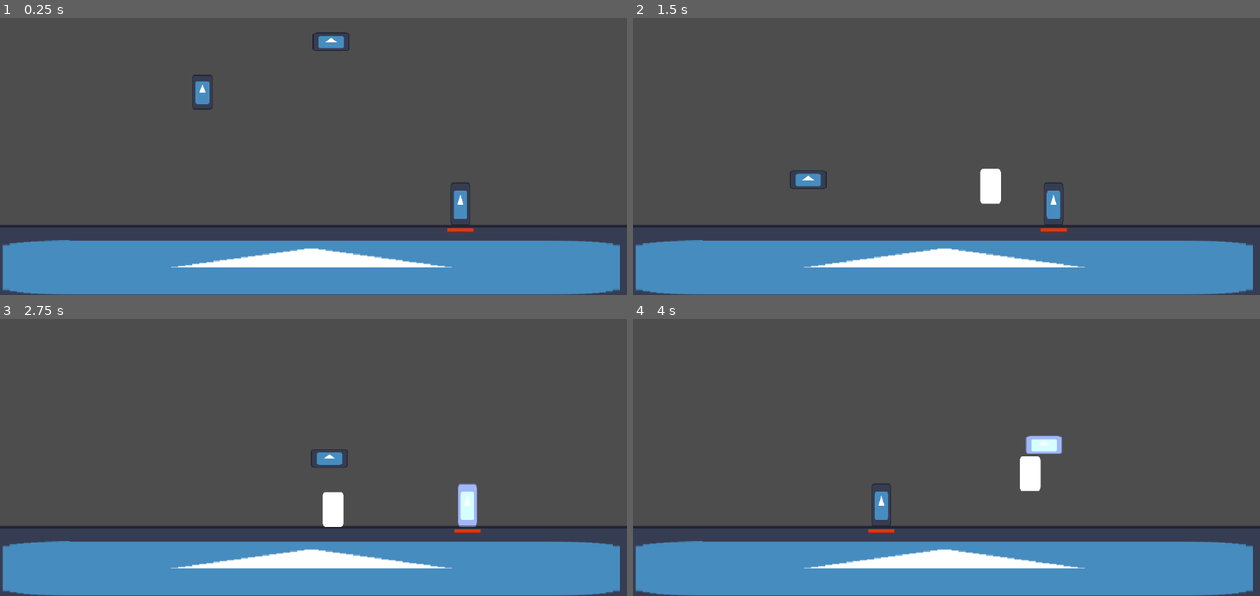
Above: before the commit, frames 1-4 (two rows, left to right).
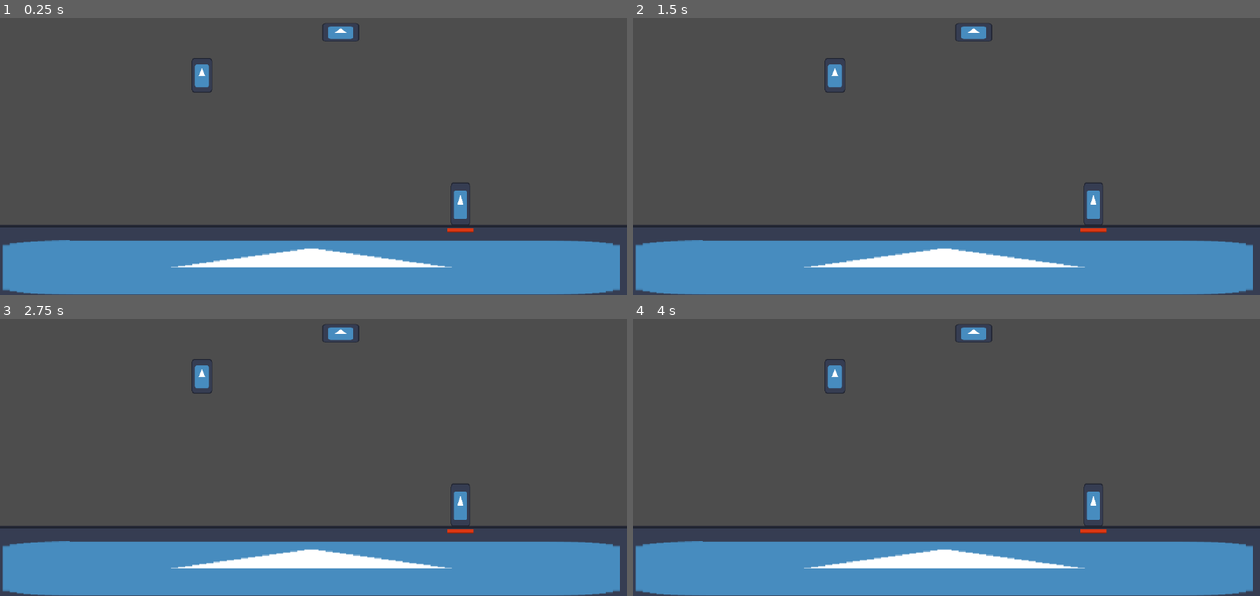
Above: after the commit, the same moments.

Repository: SamHam251/Tutle
Game: Godot game, scene res://scenes/game.tscn
Same seed, same stepped clock (60 frames per second), same inputs: the game is played once before the commit and once after it. The engine's default icon, where the game draws it, is replaced by a stand-in: a white triangle on a blue panel in a dark square.
Inputs (mouse positions are in pixels of both pictures, inside the frame that each line leads up to):
- Up to frame 1 (0.25 s): no input
- Up to frame 2 (1.5 s): tap Enter (ui_accept) at 0.5, 0.77 s; move the mouse to (1084, 101) at 0.52 s; hold Right (ui_right) from 0.53 s (still down); right-click (1084, 101) at 0.6 s; move the mouse to (821, 137) at 1.27 s; right-click (821, 137) at 1.35 s
- Up to frame 3 (2.75 s): tap Enter (ui_accept) at 1.52 s; move the mouse to (376, 341) at 2.02 s; release Right (ui_right) at 2.03 s; hold Left (ui_left) from 2.03 s (still down); right-click (376, 341) at 2.1 s
- Up to frame 4 (4 s): move the mouse to (915, 490) at 2.77 s; release Left (ui_left) at 2.78 s; hold Right (ui_right) from 2.78 s (still down); right-click (915, 490) at 2.85 s; tap Enter (ui_accept) at 3.02, 3.77 s; move the mouse to (1134, 471) at 3.52 s; right-click (1134, 471) at 3.6 s

The runs differ from the first frame. In frame 1, 0.8% of the frame differs, in the area x 30-58%, y 1-34%; in frame 2, 1.8%; in frame 3, 1.8%; in frame 4, 2.0%, in the area x 30-76%, y 1-78%.
Error after the commit: Attempt to call function 'is_stopped' in base 'null instance' on a null instance. (res://scripts/character_body_2d.gd:31)

Commit message:
Fixed merge conflicts
I think. Maybe. Hopefully

Diff:
--- a/player.tscn
+++ /dev/null
@@ -1,94 +0,0 @@
-[gd_scene format=3 uid="uid://oy67rn0cumj3"]
-
-[ext_resource type="Texture2D" uid="uid://barq67eed08is" path="res://icon.svg" id="1_4flbx"]
-[ext_resource type="Script" uid="uid://cl6krmkonue5d" path="res://character_body_2d.gd" id="1_onrkg"]
-
-[sub_resource type="CapsuleShape2D" id="CapsuleShape2D_g4v7s"]
-
-[sub_resource type="RectangleShape2D" id="RectangleShape2D_g4v7s"]
-size = Vector2(19, 29)
-
-[node name="Player" type="Node2D" unique_id=1982827751]
-
-[node name="PlayerBody" type="CharacterBody2D" parent="." unique_id=1280693685]
-collision_layer = 16
-script = ExtResource("1_onrkg")
-
-[node name="CollisionShape2D" type="CollisionShape2D" parent="PlayerBody" unique_id=187735370]
-shape = SubResource("CapsuleShape2D_g4v7s")
-
-[node name="Sprite2D" type="Sprite2D" parent="PlayerBody" unique_id=261331796]
-position = Vector2(-0.4999981, -1)
-scale = Vector2(0.14843751, 0.24999999)
-texture = ExtResource("1_4flbx")
-
-[node name="RightSlash" type="Area2D" parent="PlayerBody" unique_id=848582825]
-collision_mask = 2
-monitoring = false
-
-[node name="CollisionShape2D" type="CollisionShape2D" parent="PlayerBody/RightSlash" unique_id=101777484]
-position = Vector2(18.5, -1.5)
-shape = SubResource("RectangleShape2D_g4v7s")
-
-[node name="RightSlashSprite" type="Sprite2D" parent="PlayerBody/RightSlash" unique_id=1746345610]
-visible = false
-position = Vector2(24, -1.5000002)
-scale = Vector2(0.0625, 0.2265625)
-texture = ExtResource("1_4flbx")
-
-[node name="UpSlash" type="Area2D" parent="PlayerBody" unique_id=1044539735 groups=["SlashHitbox"]]
-collision_mask = 2
-monitoring = false
-
-[node name="CollisionShape2D" type="CollisionShape2D" parent="PlayerBody/UpSlash" unique_id=2042208991]
-position = Vector2(-1, -30)
-shape = SubResource("RectangleShape2D_g4v7s")
-
-[node name="Upslash Sprite" type="Sprite2D" parent="PlayerBody/UpSlash" unique_id=956384904]
-visible = false
-position = Vector2(-1, -40)
-scale = Vector2(0.14843753, 0.07812502)
-texture = ExtResource("1_4flbx")
-
-[node name="Pogo" type="Area2D" parent="PlayerBody" unique_id=1905850997 groups=["SlashHitbox"]]
-collision_mask = 2
-monitoring = false
-
-[node name="CollisionShape2D" type="CollisionShape2D" parent="PlayerBody/Pogo" unique_id=450202284]
-position = Vector2(-1, 28)
-shape = SubResource("RectangleShape2D_g4v7s")
-
-[node name="DownslashSprite" type="Sprite2D" parent="PlayerBody/Pogo" unique_id=449076642]
-visible = false
-position = Vector2(-0.5000012, 39.75)
-scale = Vector2(0.16406249, 0.06640624)
-texture = ExtResource("1_4flbx")
-
-[node name="LeftSlash" type="Area2D" parent="PlayerBody" unique_id=48371204 groups=["SlashHitbox"]]
-collision_mask = 2
-monitoring = false
-
-[node name="CollisionShape2D" type="CollisionShape2D" parent="PlayerBody/LeftSlash" unique_id=2028553016]
-position = Vector2(-19, -1)
-shape = SubResource("RectangleShape2D_g4v7s")
-
-[node name="LeftSlashSprite" type="Sprite2D" parent="PlayerBody/LeftSlash" unique_id=1276492225]
-visible = false
-position = Vector2(-24.125, -0.87499785)
-scale = Vector2(0.08007813, 0.23242189)
-texture = ExtResource("1_4flbx")
-
-[node name="ParryTimer" type="Timer" parent="." unique_id=839630041]
-wait_time = 0.5
-one_shot = true
-
-[node name="SlashTimer" type="Timer" parent="." unique_id=525837217]
-wait_time = 0.2
-one_shot = true
-
-[connection signal="area_entered" from="PlayerBody/RightSlash" to="PlayerBody" method="_on_right_slash_area_entered"]
-[connection signal="area_entered" from="PlayerBody/UpSlash" to="PlayerBody" method="_on_up_slash_area_entered"]
-[connection signal="area_entered" from="PlayerBody/Pogo" to="PlayerBody" method="_on_pogo_area_entered"]
-[connection signal="area_entered" from="PlayerBody/LeftSlash" to="PlayerBody" method="_on_left_slash_area_entered"]
-[connection signal="timeout" from="ParryTimer" to="PlayerBody" method="_on_parry_timer_timeout"]
-[connection signal="timeout" from="SlashTimer" to="PlayerBody" method="_on_slash_timer_timeout"]
--- a/scenes/player.tscn
+++ b/scenes/player.tscn
@@ -1,69 +1,82 @@
 [gd_scene format=3 uid="uid://oy67rn0cumj3"]
 
 [ext_resource type="Texture2D" uid="uid://barq67eed08is" path="res://icon.svg" id="1_4flbx"]
-[ext_resource type="Script" uid="uid://cl6krmkonue5d" path="res://scripts/character_body_2d.gd" id="1_onrkg"]
+[ext_resource type="Script" uid="uid://cl6krmkonue5d" path="res://character_body_2d.gd" id="1_onrkg"]
 
 [sub_resource type="CapsuleShape2D" id="CapsuleShape2D_g4v7s"]
-radius = 8.0
-
-[sub_resource type="CapsuleShape2D" id="CapsuleShape2D_cvvuu"]
-radius = 6.0
-height = 24.0
 
 [sub_resource type="RectangleShape2D" id="RectangleShape2D_g4v7s"]
 size = Vector2(19, 29)
 
-[node name="Player" type="CharacterBody2D" unique_id=592343652 groups=["friendly"]]
+[node name="Player" type="Node2D" unique_id=1982827751]
+
+[node name="PlayerBody" type="CharacterBody2D" parent="." unique_id=1280693685]
 collision_layer = 16
 script = ExtResource("1_onrkg")
 
-[node name="Sprite2D" type="Sprite2D" parent="." unique_id=261331796]
+[node name="CollisionShape2D" type="CollisionShape2D" parent="PlayerBody" unique_id=187735370]
+shape = SubResource("CapsuleShape2D_g4v7s")
+
+[node name="Sprite2D" type="Sprite2D" parent="PlayerBody" unique_id=261331796]
+position = Vector2(-0.4999981, -1)
 scale = Vector2(0.14843751, 0.24999999)
 texture = ExtResource("1_4flbx")
 
-[node name="CollisionShape2D" type="CollisionShape2D" parent="." unique_id=187735370]
-visible = false
-shape = SubResource("CapsuleShape2D_g4v7s")
-
-[node name="Hurtbox" type="Area2D" parent="." unique_id=562590422]
-collision_layer = 16
-collision_mask = 64
-
-[node name="CollisionShape2D" type="CollisionShape2D" parent="Hurtbox" unique_id=1177549219]
-shape = SubResource("CapsuleShape2D_cvvuu")
-debug_color = Color(0.98, 0, 0, 0.4745098)
-
-[node name="RightSlash" type="Area2D" parent="." unique_id=848582825]
-visible = false
+[node name="RightSlash" type="Area2D" parent="PlayerBody" unique_id=848582825]
+collision_mask = 2
 monitoring = false
 
-[node name="CollisionShape2D" type="CollisionShape2D" parent="RightSlash" unique_id=101777484]
+[node name="CollisionShape2D" type="CollisionShape2D" parent="PlayerBody/RightSlash" unique_id=101777484]
 position = Vector2(18.5, -1.5)
 shape = SubResource("RectangleShape2D_g4v7s")
 
-[node name="UpSlash" type="Area2D" parent="." unique_id=1044539735]
+[node name="RightSlashSprite" type="Sprite2D" parent="PlayerBody/RightSlash" unique_id=1746345610]
 visible = false
+position = Vector2(24, -1.5000002)
+scale = Vector2(0.0625, 0.2265625)
+texture = ExtResource("1_4flbx")
+
+[node name="UpSlash" type="Area2D" parent="PlayerBody" unique_id=1044539735 groups=["SlashHitbox"]]
+collision_mask = 2
 monitoring = false
 
-[node name="CollisionShape2D" type="CollisionShape2D" parent="UpSlash" unique_id=2042208991]
+[node name="CollisionShape2D" type="CollisionShape2D" parent="PlayerBody/UpSlash" unique_id=2042208991]
 position = Vector2(-1, -30)
 shape = SubResource("RectangleShape2D_g4v7s")
 
-[node name="Pogo" type="Area2D" parent="." unique_id=1905850997]
+[node name="Upslash Sprite" type="Sprite2D" parent="PlayerBody/UpSlash" unique_id=956384904]
 visible = false
+position = Vector2(-1, -40)
+scale = Vector2(0.14843753, 0.07812502)
+texture = ExtResource("1_4flbx")
+
+[node name="Pogo" type="Area2D" parent="PlayerBody" unique_id=1905850997 groups=["SlashHitbox"]]
+collision_mask = 2
 monitoring = false
 
-[node name="CollisionShape2D" type="CollisionShape2D" parent="Pogo" unique_id=794778084]
+[node name="CollisionShape2D" type="CollisionShape2D" parent="PlayerBody/Pogo" unique_id=450202284]
 position = Vector2(-1, 28)
 shape = SubResource("RectangleShape2D_g4v7s")
 
-[node name="LeftSlash" type="Area2D" parent="." unique_id=48371204]
+[node name="DownslashSprite" type="Sprite2D" parent="PlayerBody/Pogo" unique_id=449076642]
 visible = false
+position = Vector2(-0.5000012, 39.75)
+scale = Vector2(0.16406249, 0.06640624)
+texture = ExtResource("1_4flbx")
+
+[node name="LeftSlash" type="Area2D" parent="PlayerBody" unique_id=48371204 groups=["SlashHitbox"]]
+collision_mask = 2
 monitoring = false
 
-[node name="CollisionShape2D" type="CollisionShape2D" parent="LeftSlash" unique_id=2028553016]
+[node name="CollisionShape2D" type="CollisionShape2D" parent="PlayerBody/LeftSlash" unique_id=2028553016]
 position = Vector2(-19, -1)
 shape = SubResource("RectangleShape2D_g4v7s")
+
+[node name="LeftSlashSprite" type="Sprite2D" parent="PlayerBody/LeftSlash" unique_id=1276492225]
+visible = false
+position = Vector2(-24.125, -0.87499785)
+scale = Vector2(0.08007813, 0.23242189)
+texture = ExtResource("1_4flbx")
 
 [node name="ParryTimer" type="Timer" parent="." unique_id=839630041]
 wait_time = 0.5
@@ -73,8 +86,9 @@
 wait_time = 0.2
 one_shot = true
 
-[node name="KnockbackTimer" type="Timer" parent="." unique_id=226822759]
-wait_time = 0.3
-one_shot = true
-
-[connection signal="area_entered" from="Hurtbox" to="." method="hit_by_enemy"]
+[connection signal="area_entered" from="PlayerBody/RightSlash" to="PlayerBody" method="_on_right_slash_area_entered"]
+[connection signal="area_entered" from="PlayerBody/UpSlash" to="PlayerBody" method="_on_up_slash_area_entered"]
+[connection signal="area_entered" from="PlayerBody/Pogo" to="PlayerBody" method="_on_pogo_area_entered"]
+[connection signal="area_entered" from="PlayerBody/LeftSlash" to="PlayerBody" method="_on_left_slash_area_entered"]
+[connection signal="timeout" from="ParryTimer" to="PlayerBody" method="_on_parry_timer_timeout"]
+[connection signal="timeout" from="SlashTimer" to="PlayerBody" method="_on_slash_timer_timeout"]
Renamed: test_dummy.gd -> scenes/test_dummy.gd
Renamed: test_dummy.gd.uid -> scenes/test_dummy.gd.uid
Renamed: test_dummy.tscn -> scenes/test_dummy.tscn
